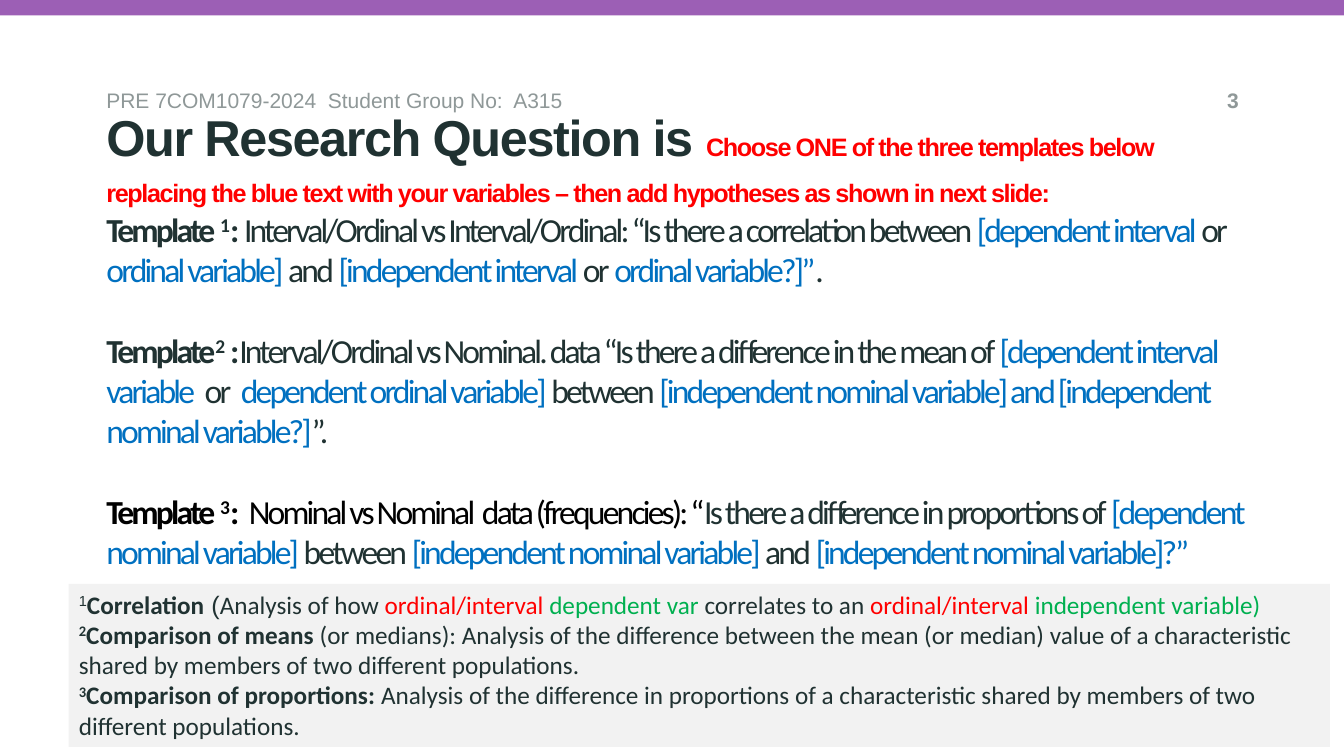
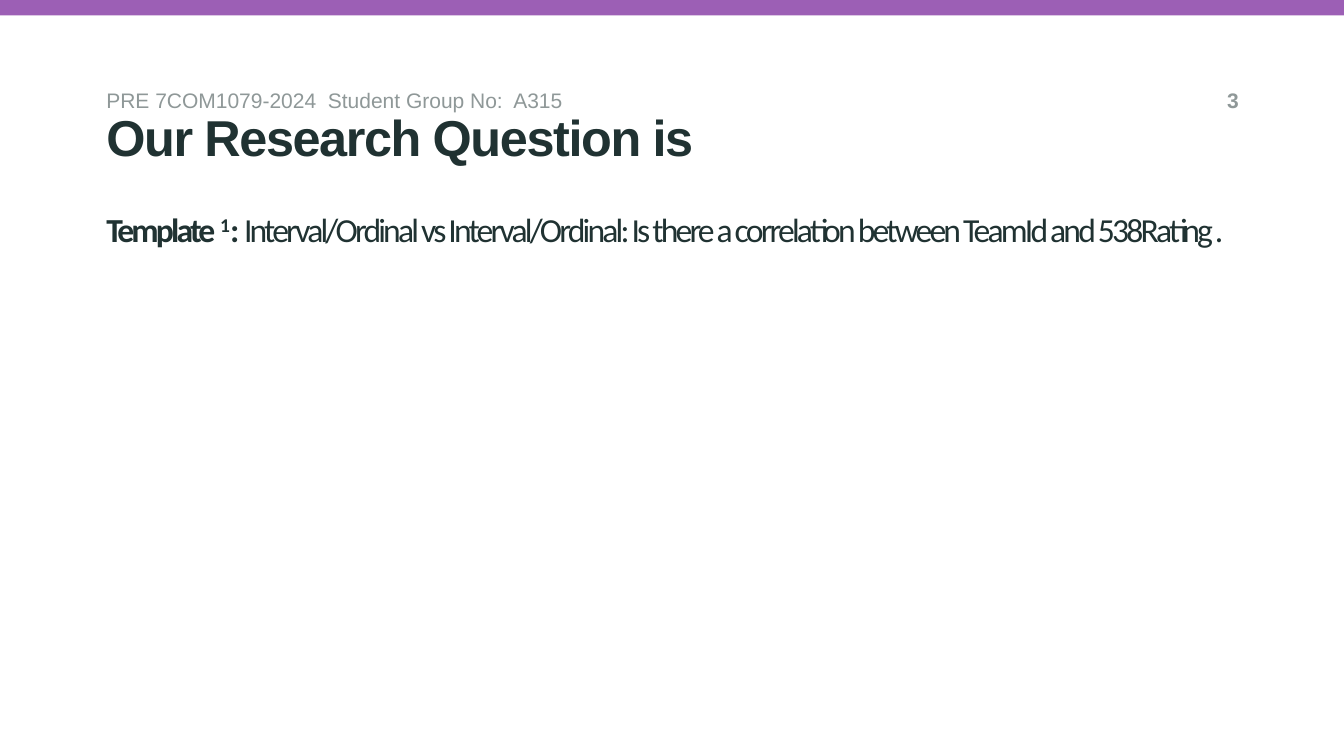
Before and after one commit to IbbiShahid/Research-Question-and-Visualisation, a slide deck: slide 4 of researchQuestion.pptx. Drawn at 1344x756 pixels with LibreOffice and Linux fonts; fonts in the diff are those of the drawing; background and template pictures are left out. Boxes give left, top, right and bottom in pixels: in the first picture for what was removed or moved away, otherwise in the second. Text is boxed around its words. In the diff, an @@ line names an element or a change of style, - is before the commit and + after.

```diff
--- a/researchQuestion.pptx
+++ b/researchQuestion.pptx
@@ subtitle at bbox=[106, 119, 694, 166]: text changed; size 18 to 36 pt; text colour #FF0000 to #203232 @@
-Our Research Question is Choose ONE of the three templates below replacing the blue text with your variables – then add hypotheses as shown in next slide:
+Our Research Question is
@@ title at bbox=[106, 218, 1213, 248]: text changed; text colour #0070C0 to #203232 @@
-Template 1: Interval/Ordinal vs Interval/Ordinal: “Is there a correlation between [dependent interval or ordinal variable] and [independent interval or ordinal variable?]”.
-Template2 :Interval/Ordinal vs Nominal. data “Is there a difference in the mean of [dependent interval variable or dependent ordinal variable] between [independent nominal variable] and [independent nominal variable?]”.
-Template 3: Nominal vs Nominal data (frequencies): “Is there a difference in proportions of [dependent nominal variable] between [independent nominal variable] and [independent nominal variable]?”
+Template 1: Interval/Ordinal vs Interval/Ordinal: Is there a correlation between TeamId and 538Rating .
@@ rectangle removed at bbox=[69, 584, 1330, 747] @@
-1Correlation (Analysis of how ordinal/interval dependent var correlates to an ordinal/interval independent variable)
-2Comparison of means (or medians): Analysis of the difference between the mean (or median) value of a characteristic shared by members of two different populations.
-3Comparison of proportions: Analysis of the difference in proportions of a characteristic shared by members of two different populations.
```
Also in this commit, not shown: 1 slide removed.
